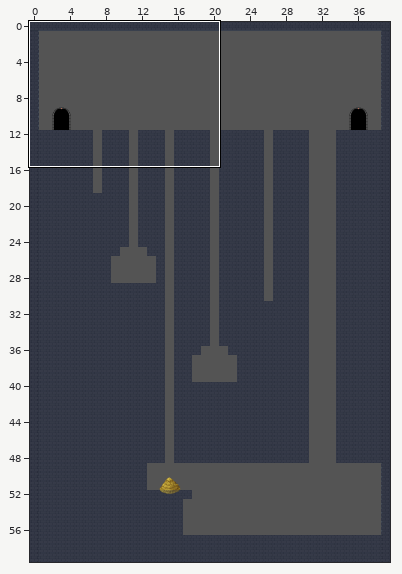
Two versions of a level (Tiled map, res/level/yashapuzzle/yasha_cleric.tmx). Above, an overview of the earlier version with the close-up marked.
Close-up. As it was:
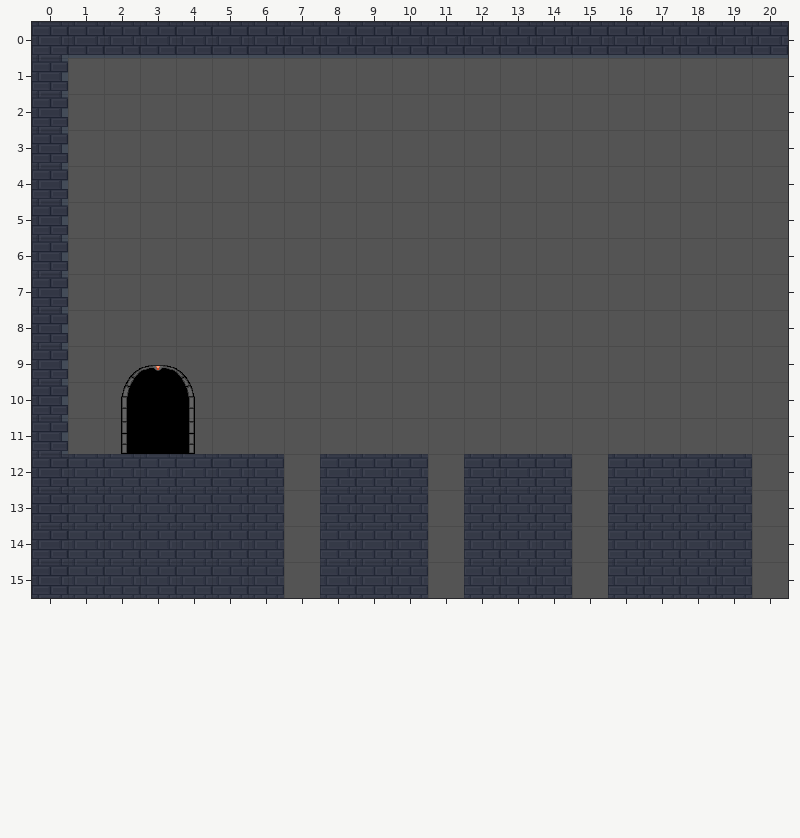
Cells are 50x50 px. Shown: x 0..20, y 0..15. The commit also changed other parts of the map, which this record leaves out.
The same view after the edit:
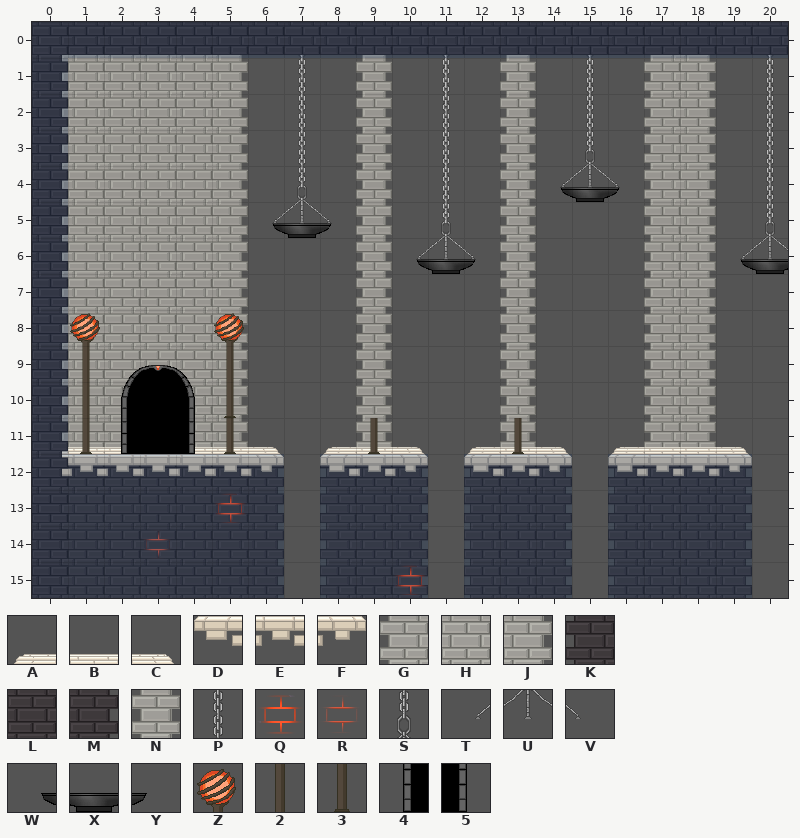
Key: from "tileset_level_yashapuzzle": A 3, B 4, C 5, D 31, E 32, F 33, G 87, H 88, J 89, K 90, L 91, M 92, N 121, P 169, Q 177, R 178, S 197, T 224, U 225, V 226, W 252, X 253, Y 254, Z 261, 2 289, 3 317, 4 341, 5 343.
_ is an empty cell, . an unchanged one.
The edit:
--- layer "BG 1"
@@ x 0..19 @@
- 0 ._____..._..._...__.
- 1 ______..._..._...__.
- 2 ______..._..._...__.
- 3 ______..._..._...__.
- 4 ______..._..._...__.
- 5 ______..._..._...__.
- 6 ______..._..._...__.
- 7 ______..._..._...__.
- 8 ______..._..._...__.
- 9 ______..._..._...__.
-10 ___.__..._..._...__.
-11 ___.__..._..._...__.
-12 ......L.L.L.L.L.L..L
-13 ........L...L...L...
-14 ........L...L...L...
-15 ........L.L.L...L...
+ 0 .HHHHJ...N...N...GJ.
+ 1 HHHHHJ...N...N...GJ.
+ 2 HHHHHJ...N...N...GJ.
+ 3 HHHHHJ...N...N...GJ.
+ 4 HHHHHJ...N...N...GJ.
+ 5 HHHHHJ...N...N...GJ.
+ 6 HHHHHJ...N...N...GJ.
+ 7 HHHHHJ...N...N...GJ.
+ 8 HHHHHJ...N...N...GJ.
+ 9 HHHHHJ...N...N...GJ.
+10 HHH.HJ...N...N...GJ.
+11 HHH.HJ...N...N...GJ.
+12 ......M.K.M.K.M.K..M
+13 ........K...K...K...
+14 ........K...K...K...
+15 ........K.M.K...K...
--- layer "BG 2"
@@ x 0..19 @@
-11 __4.5__.___.___.____
-12 _______.___.___.____
+11 BBB.BBC.ABC.ABC.ABBC
+12 EEEEEEF.DEF.DEF.DEEF
--- layer "BG 3"
@@ x 1..13 @@
- 8 _..._........
- 9 _..._........
-10 _..._........
-11 __.__..._..._
+ 8 Z...Z........
+ 9 2...2........
+10 2...3........
+11 34.53...3...3
@@ x 3..10 @@
-13 .._.....
-14 _.......
-15 ......._
+13 ..Q.....
+14 R.......
+15 .......Q
--- layer "LFG 1"
@@ x 6..20 @@
- 1 ._..._..._...._
- 2 ._..._..._...._
- 3 ._..._..._...._
- 4 ._..._..___..._
- 5 ___.._........_
- 6 ....___......__
+ 1 .P...P...P....P
+ 2 .P...P...P....P
+ 3 .P...P...S....P
+ 4 .S...P..TUV...P
+ 5 TUV..S........S
+ 6 ....TUV......TU
--- layer "LFG 2"
@@ x 6..20 @@
- 4 ........___....
- 5 ___............
- 6 ....___......__
+ 4 ........WXY....
+ 5 WXY............
+ 6 ....WXY......WX
Boxes around the changes in both close-ups, in picture pixels (x1, y1, x2, y2):
changed: (62, 55, 788, 598)
